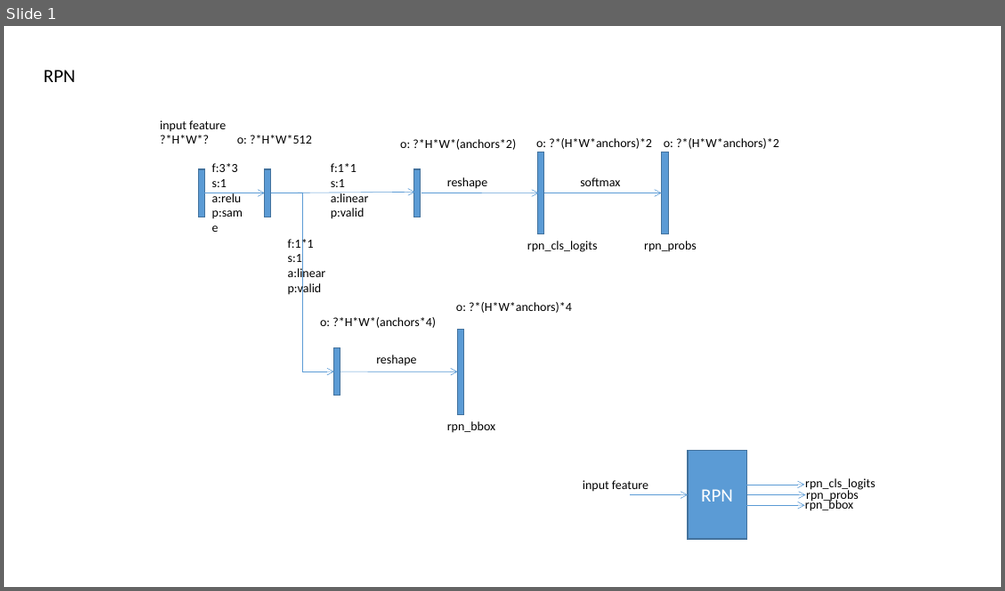
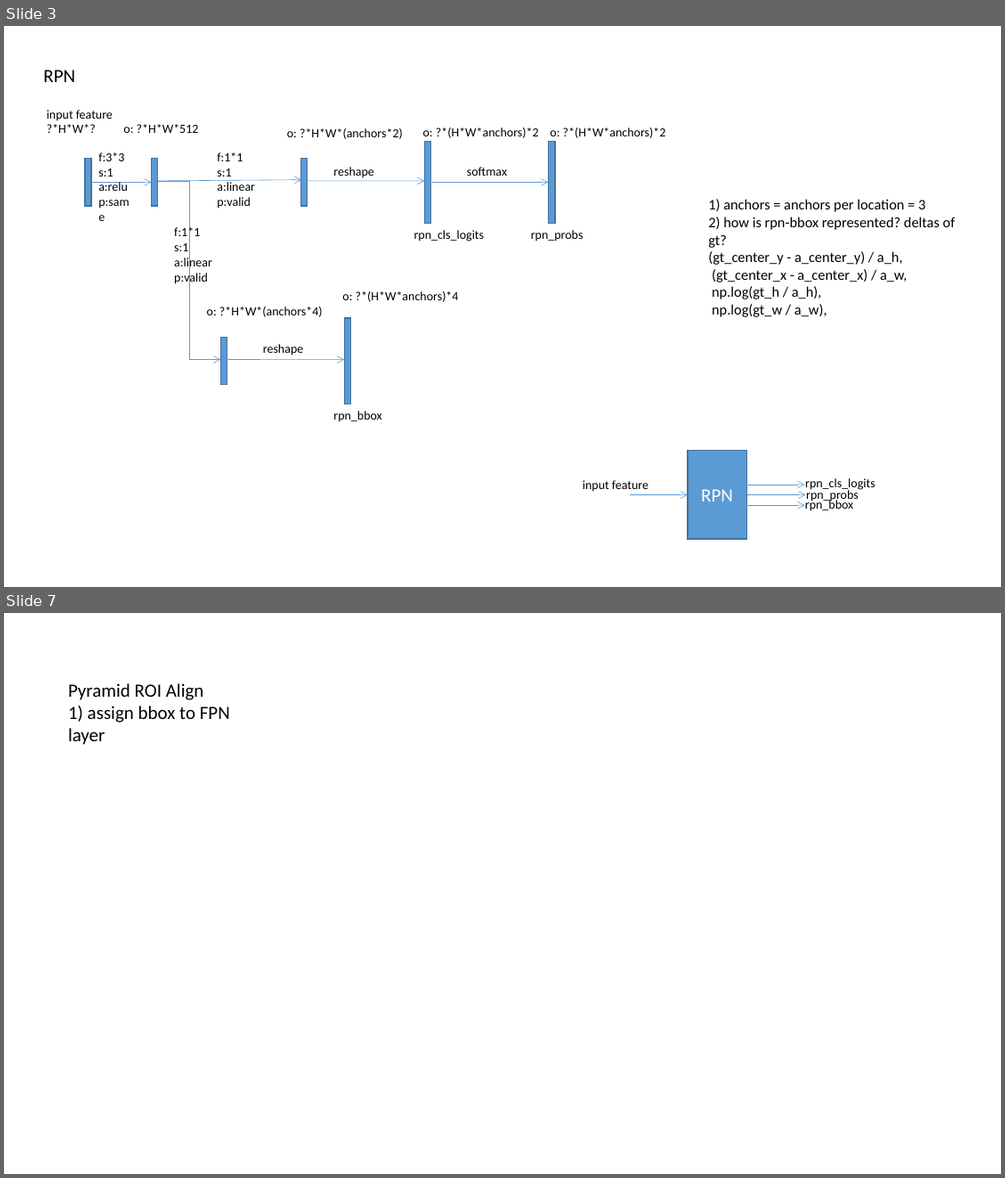
Before and after one commit to naurril/naurril.github.com, a slide deck: assets/MASK RCNN.pptx. Shown one above the other, each under a label of ours: slide 1 before the commit, slides 3 and 7 after it; the slides between them are not shown. The pictures are 1005x591 and 1005x1178 pixels, drawn with LibreOffice and Linux fonts; fonts in the diff are those of the drawing. Boxes give left, top, right and bottom in pixels: in the first picture for what was removed or moved away, otherwise in the second. Text is boxed around its words. In the diff, an @@ line names an element or a change of style, - is before the commit and + after.

```diff
--- a/assets/MASK RCNN.pptx
+++ b/assets/MASK RCNN.pptx
@@ slide 7 added at (x1=4, y1=613, x2=1001, y2=1174), background #FFFFFF @@
@@ text added at (x1=68, y1=683, x2=230, y2=745), 18 pt, text #000000 @@
+Pyramid ROI Align
+1) assign bbox to FPN layer
@@ what was slide 1 is now slide 3 @@
@@ slide 3 changed as well @@
@@ rectangle moved from (x1=662, y1=152, x2=668, y2=234) to (x1=549, y1=141, x2=555, y2=224) @@
@@ 4 rectangles, 3 texts, 2 arrows moved together from (x1=198, y1=163, x2=696, y2=394) to (x1=85, y1=152, x2=583, y2=384) @@
@@ 3 arrows, 1 rectangle, 1 elbow arrow moved together from (x1=271, y1=152, x2=544, y2=371) to (x1=157, y1=141, x2=430, y2=360) @@
@@ text added at (x1=708, y1=199, x2=955, y2=317), 14 pt, text #000000 @@
+1) anchors = anchors per location = 3
+2) how is rpn-bbox represented? deltas of gt?
+(gt_center_y - a_center_y) / a_h,
+(gt_center_x - a_center_x) / a_w,
+np.log(gt_h / a_h),
+np.log(gt_w / a_w),
@@ 13 texts, 1 rectangle moved together from (x1=160, y1=120, x2=779, y2=433) to (x1=47, y1=110, x2=666, y2=422) @@
```
Also in this commit, not shown: 3 other slides changed, 5 other slides added.
